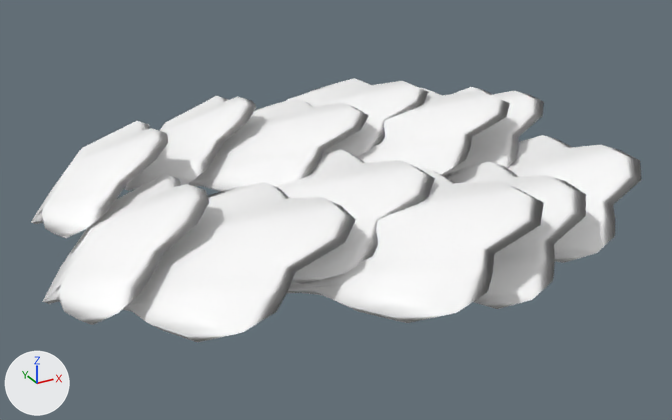
One commit to the FBX model Assets/Models/Nature/Foliage/Corals LODS/coral_8.fbx: the scene before it, then after it.
Both versions are drawn from a 50 mm camera at (5.67, 0.848, 0.213) aimed at (5.94, 1.338, -0.032). Lighting does not change. The marker at lower left points along +X, +Y and +Z. Objects named as collision shapes, trigger or cutter boxes, shadow casters or lower levels of detail are left out. Where no turn or scale is listed for an object, it has been applied to the vertices.

Names of what the first picture shows: 'Coral_8_LOD0'.
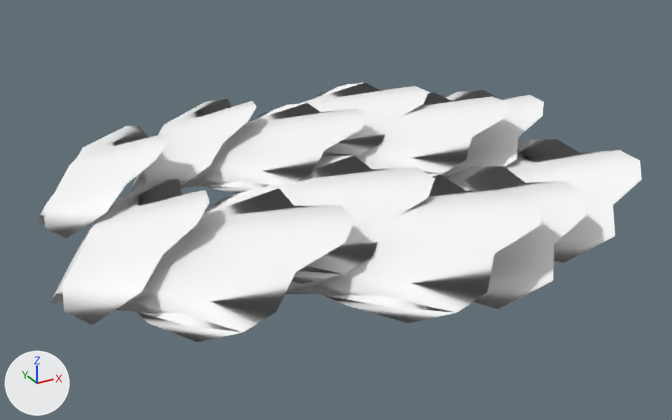
Where the newer file only moved an object's origin or applied its transform, the numbers keep the older frame.

Where the change shows, as pixel boxes (x1, y1, x2, y2) in the pictures (672 x 420 px):
'Coral_8_LOD0', reshaped: before (31, 78, 642, 342); after (37, 82, 642, 342)
part 1 of me_mesh, deleted: before (31, 78, 642, 342)

The edits, one by one:
me_mesh is used by ob_coral_8_lod0; location (5.9381, 1.3486, -0.0131).
me_mesh had 936 vertices, 912 faces and spanned x -0.188..0.188, y -0.206..0.206, z -0.041..0.041.
me_mesh now has 416 vertices, 440 faces and spans x -0.187..0.188, y -0.206..0.199, z -0.041..0.038.
me_mesh part 1: 520 vertices removed from x -0.188..0.183, y -0.199..0.206, z -0.041..0.041.
